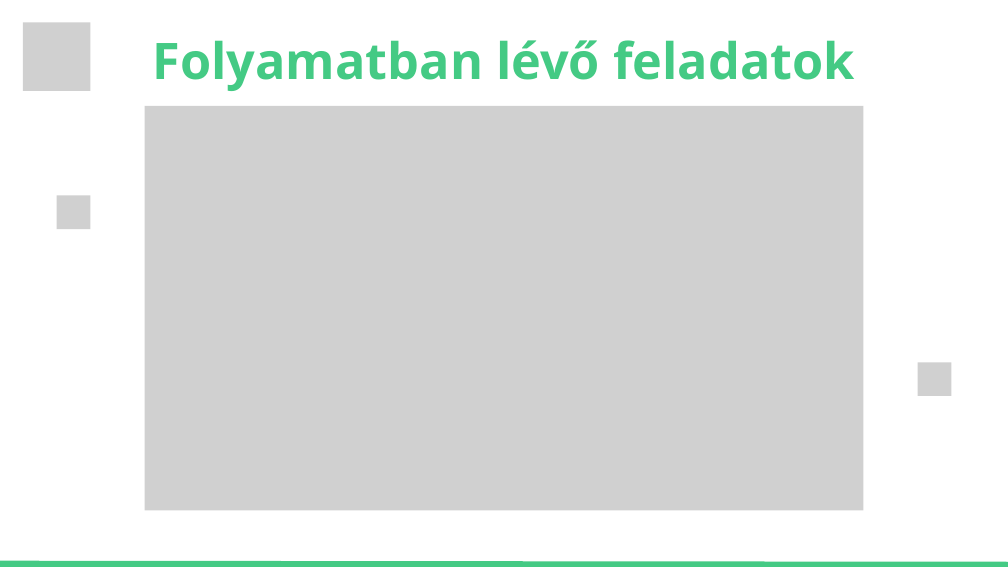
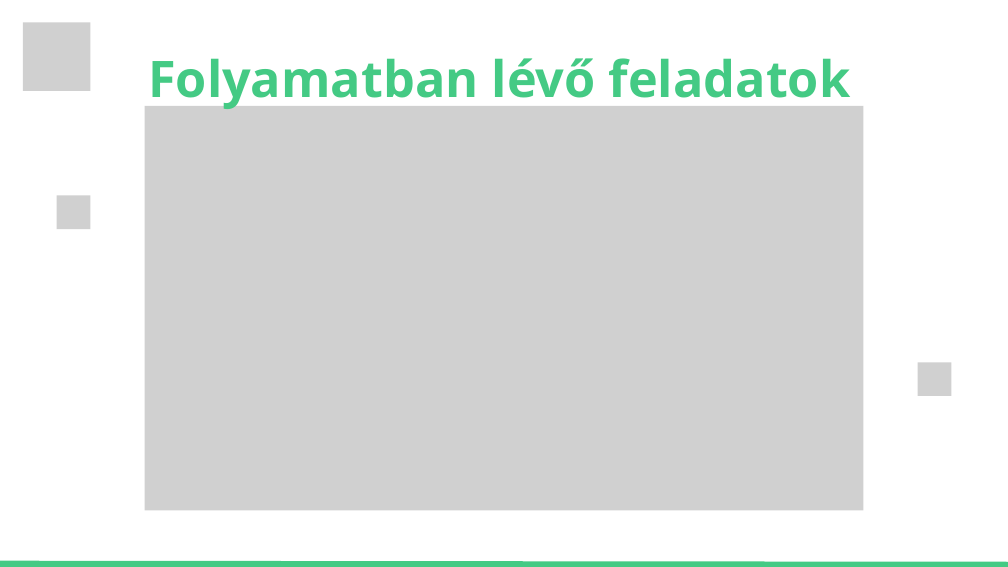
Before and after one commit to janoscsordas/planit-vizsgaremek-osszes, a slide deck: slide 7 of Planitapp presentation.pptx. Drawn at 1008x567 pixels with LibreOffice and Linux fonts; fonts in the diff are those of the drawing; grey boxes stand for pictures. Boxes give left, top, right and bottom in pixels: in the first picture for what was removed or moved away, otherwise in the second. Text is boxed around its words. In the diff, an @@ line names an element or a change of style, - is before the commit and + after.

```diff
--- a/Planitapp presentation.pptx
+++ b/Planitapp presentation.pptx
@@ text "Folyamatban lévő feladatok": place and size @@
-text "Folyamatban lévő feladatok" at [153,40,855,91]
+text "Folyamatban lévő feladatok" at [148,58,851,110]
@@ text "Folyamatban lévő feladatok" at [148,58,851,110]: line spacing 100.8pt to 1.4 @@
```
Also in this commit, not shown: 10 other slides changed.
